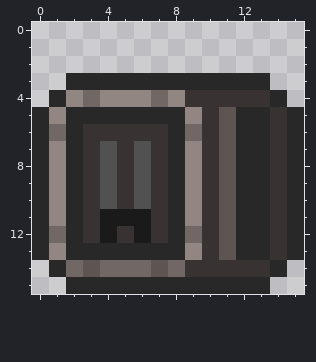
Two states of a pixel-art sprite, a_notyetadded/precursorbox1.png. That is the earlier state.
The file is 16x16 pixels. Colours within 5 levels of each other are drawn and written as one.
New version:
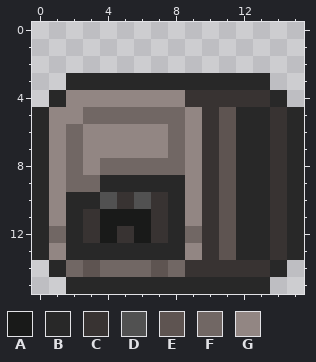
Palette (. is transparent): A #191a19  B #282828  C #383332  D #515151  E #5e5451  F #716764  G #928683
Difference:
y 4: x 3 F -> G; x 7 F -> G
y 5: x 2..8 BBBBBBB -> GFFFFFF
y 6: x 1..9 FBCCCCCBF -> GFGGGGGFG
y 7: x 2..8 BCDCDCB -> FGGGGGF
y 8: x 2..8 BCDCDCB -> FGFFFFF
y 9: x 2..7 BCDCDC -> FFBBBB
y 10: x 3 C -> B
Changed places in both pictures, as pixel boxes (x1, y1, x2, y2):
changed: (49, 90, 202, 209)
